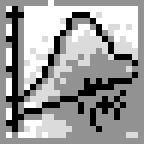
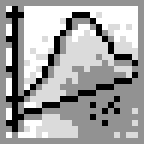
The second 144 × 144 image is a revision of the first. Changes to its layers:
painted on "Background" over [48, 0, 138, 138]
